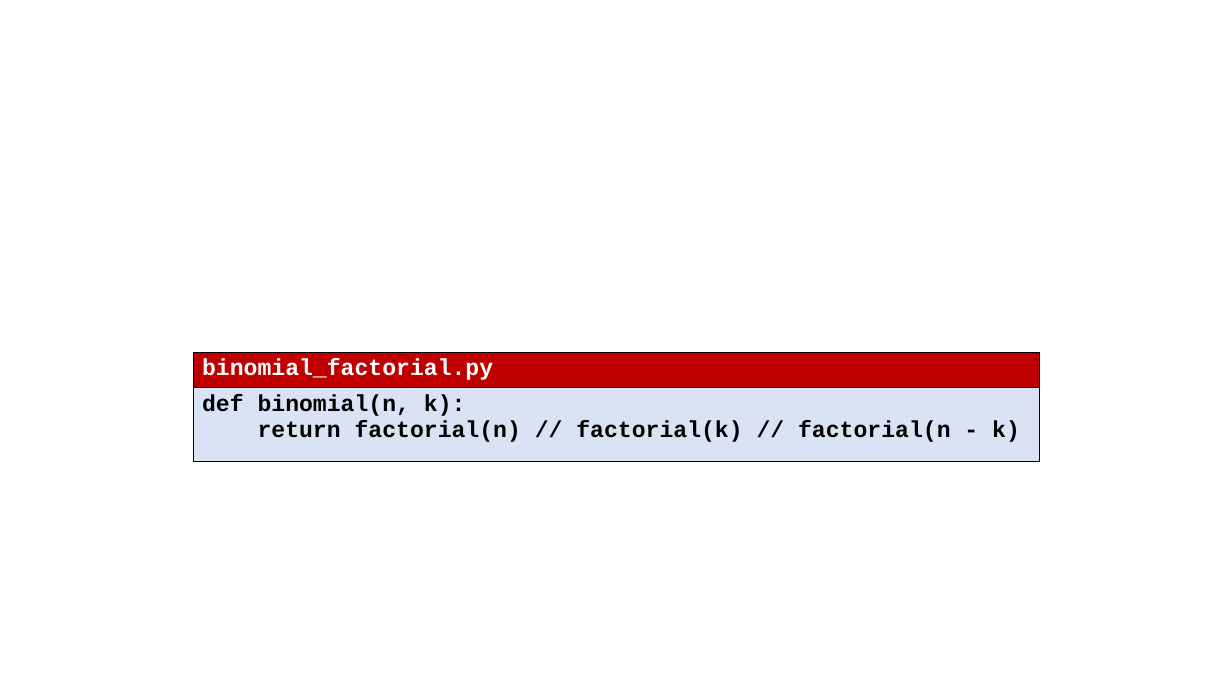
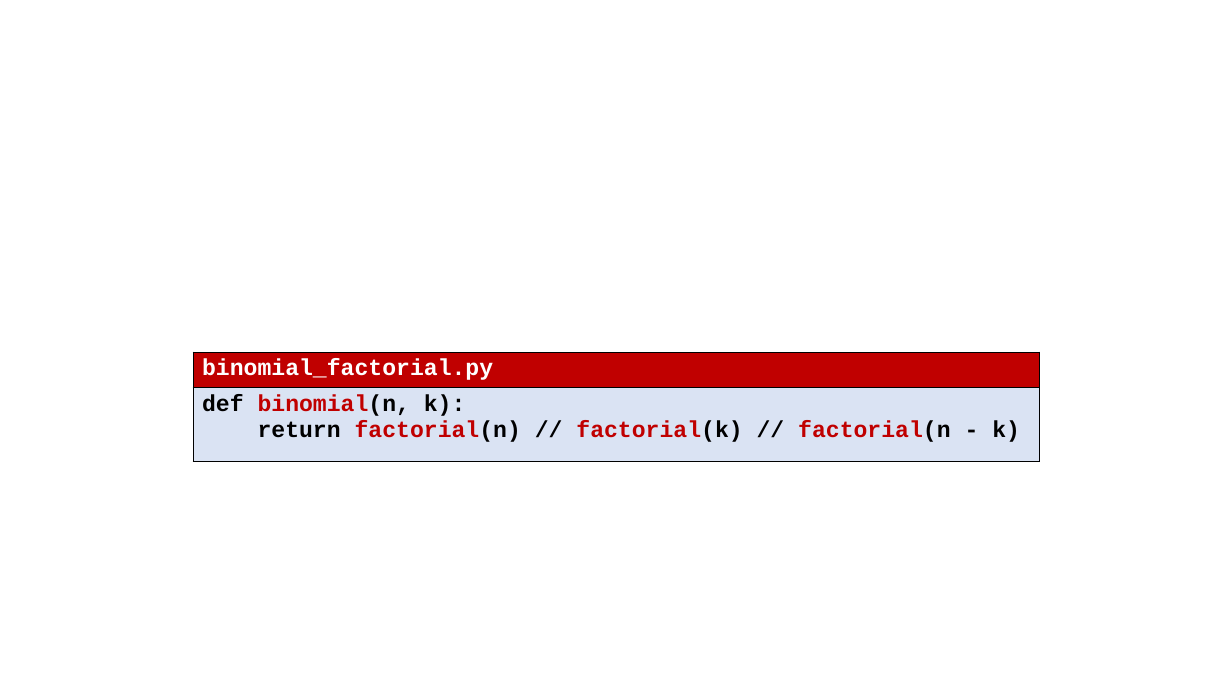
Before and after one commit to gsbrodal/gsbrodal.github.io, a slide deck: slide 10 of ipsa/slides/recursion.pptx. Drawn at 1232x693 pixels with LibreOffice and Linux fonts; fonts in the diff are those of the drawing; grey boxes stand for pictures. Boxes give left, top, right and bottom in pixels: in the first picture for what was removed or moved away, otherwise in the second. Text is boxed around its words. In the diff, an @@ line names an element or a change of style, - is before the commit and + after.

```diff
--- a/ipsa/slides/recursion.pptx
+++ b/ipsa/slides/recursion.pptx
@@ table at [193,352,1040,463] @@
@@ text colour #000000 to #C00000 in "binomial(n,", "factorial(n) factorial(k) factorial(n" @@
```
Also in this commit, not shown: 2 other slides changed, 4 other files.
